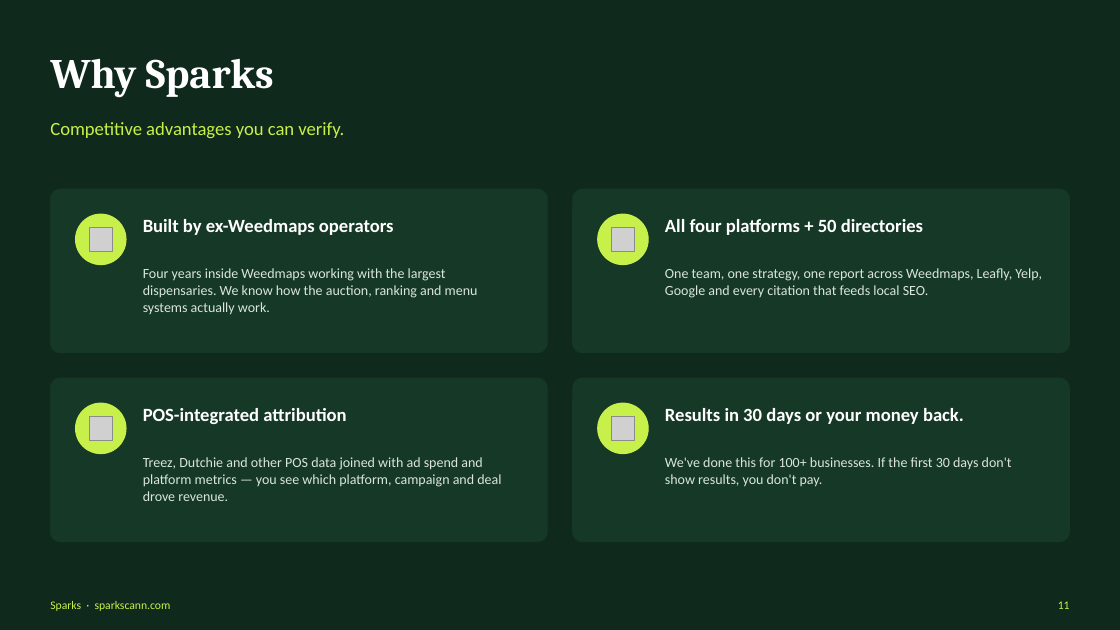
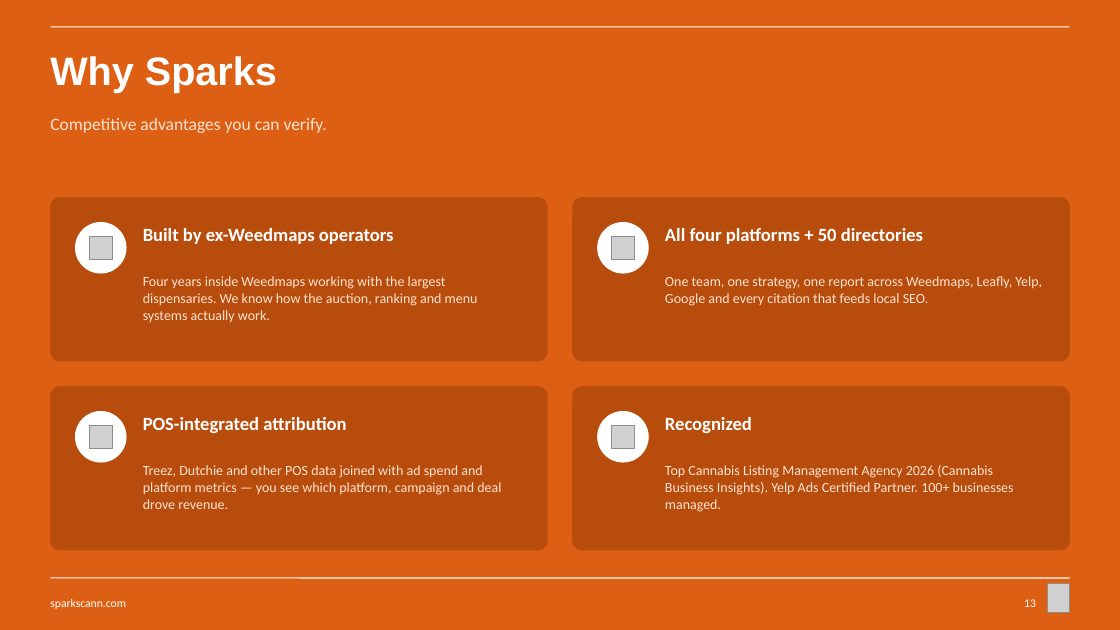
Before and after one commit to sparksmanagement/pitchdeckspecialist, a slide deck: slide 13 of decks/Sparks-x-example-green-valley.pptx (slide 11 before the commit). Drawn at 1120x630 pixels with LibreOffice and Linux fonts; fonts in the diff are those of the drawing; grey boxes stand for pictures. Boxes give left, top, right and bottom in pixels: in the first picture for what was removed or moved away, otherwise in the second. Text is boxed around its words. In the diff, an @@ line names an element or a change of style, - is before the commit and + after.

```diff
--- a/decks/Sparks-x-example-green-valley.pptx
+++ b/decks/Sparks-x-example-green-valley.pptx
@@ background #0F2A1D to #DD5F13 @@
@@ line added from (50, 27) to (1070, 27), #FFFFFF 1 pt @@
@@ text "Why Sparks" at (x1=50, y1=56, x2=277, y2=93): size 36 to 34 pt, font Cambria to Arial @@
@@ text "Competitive advantages you can verify." at (x1=50, y1=118, x2=327, y2=133): size 16 to 15 pt, text colour #C8F04A to #FFE3D0 @@
@@ picture removed at (x1=89, y1=228, x2=113, y2=251) @@
@@ picture added at (x1=89, y1=236, x2=113, y2=260) @@
@@ picture removed at (x1=612, y1=228, x2=635, y2=251) @@
@@ picture added at (x1=612, y1=236, x2=635, y2=260) @@
@@ 6 texts, 4 ellipses, 4 rounded rectangles moved together from (x1=50, y1=189, x2=1070, y2=542) to (x1=50, y1=197, x2=1070, y2=550) @@
@@ fill #163826 to #B84C0C; outline #163826 0.5 pt to #B84C0C 0.5 pt in 4 elements at (x1=50, y1=386, x2=548, y2=550), (x1=50, y1=197, x2=548, y2=361), (x1=573, y1=197, x2=1070, y2=361), (x1=573, y1=386, x2=1070, y2=550) @@
@@ picture removed at (x1=89, y1=417, x2=113, y2=440) @@
@@ fill #C8F04A to #FFFFFF; outline #C8F04A 1 pt to #FFFFFF 1 pt in 4 elements at (x1=76, y1=223, x2=126, y2=273), (x1=598, y1=223, x2=649, y2=273), (x1=76, y1=412, x2=126, y2=462), (x1=598, y1=412, x2=649, y2=462) @@
@@ picture removed at (x1=612, y1=417, x2=635, y2=440) @@
@@ text removed at (x1=665, y1=408, x2=964, y2=424) @@
-Results in 30 days or your money back.
@@ text added at (x1=665, y1=417, x2=752, y2=433), 16 pt, text #FFFFFF, bold @@
+Recognized
@@ picture added at (x1=89, y1=425, x2=113, y2=449) @@
@@ picture added at (x1=612, y1=425, x2=635, y2=449) @@
@@ text colour #D9E5DD to #FFE3D0 in 3 elements at (x1=143, y1=276, x2=478, y2=323), (x1=665, y1=276, x2=1042, y2=306), (x1=143, y1=465, x2=501, y2=509) @@
@@ text removed at (x1=665, y1=457, x2=1012, y2=487) @@
-We've done this for 100+ businesses. If the first 30 days don't show results, you don't pay.
@@ text added at (x1=665, y1=465, x2=1014, y2=512), 12 pt, text #FFE3D0 @@
+Top Cannabis Listing Management Agency 2026 (Cannabis Business Insights). Yelp Ads Certified Partner. 100+ businesses managed.
@@ text at (x1=50, y1=599, x2=126, y2=609): text changed; text colour #C8F04A to #FFFFFF @@
-Sparks · sparkscann.com
+sparkscann.com
@@ line added from (50, 578) to (1070, 578), #FFFFFF 1 pt @@
@@ text added at (x1=1024, y1=599, x2=1036, y2=607), 10 pt, text #FFFFFF @@
+13
@@ picture added at (x1=1048, y1=584, x2=1070, y2=613) @@
@@ text removed at (x1=1058, y1=601, x2=1070, y2=609) @@
-11
```
Also in this commit, not shown: 8 other slides changed, 6 slides added, 5 slides removed, 16 other files.
